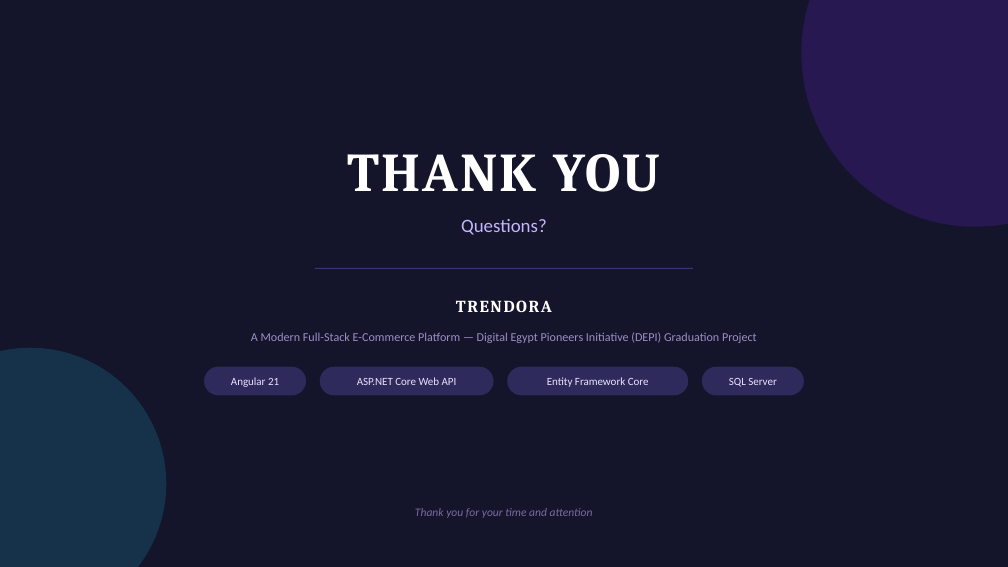
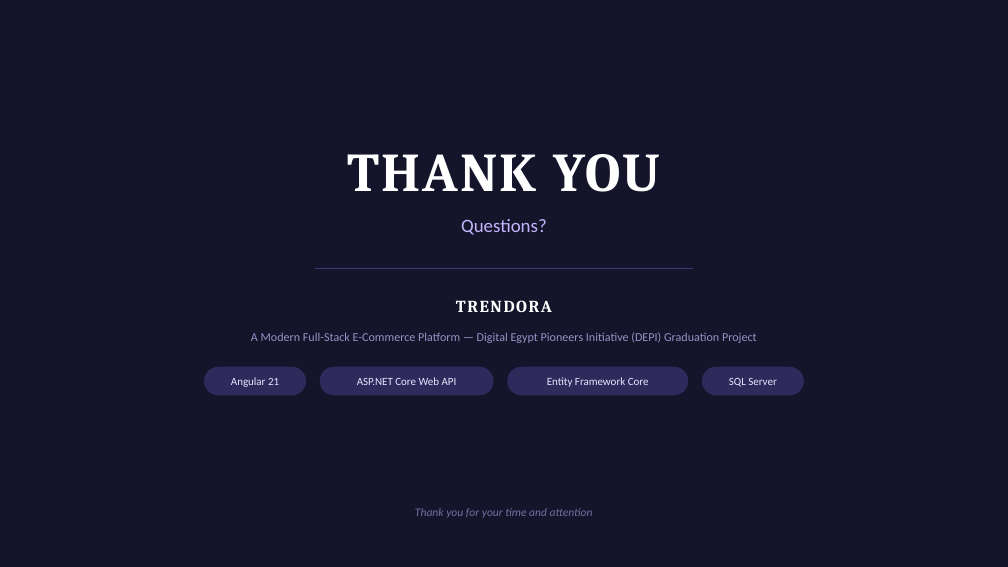
Before and after one commit to Mostafa-Elabsawy/DEPI-Graduation-Project, a slide deck: slide 17 of Presentation.pptx. Drawn at 1008x567 pixels with LibreOffice and Linux fonts; fonts in the diff are those of the drawing. Boxes give left, top, right and bottom in pixels: in the first picture for what was removed or moved away, otherwise in the second. Text is boxed around its words. In the diff, an @@ line names an element or a change of style, - is before the commit and + after.

```diff
--- a/Presentation.pptx
+++ b/Presentation.pptx
@@ ellipse removed at bbox=[802, 0, 1008, 227] @@
@@ ellipse removed at bbox=[0, 348, 166, 567] @@
```
Also in this commit, not shown: 14 other slides changed.
